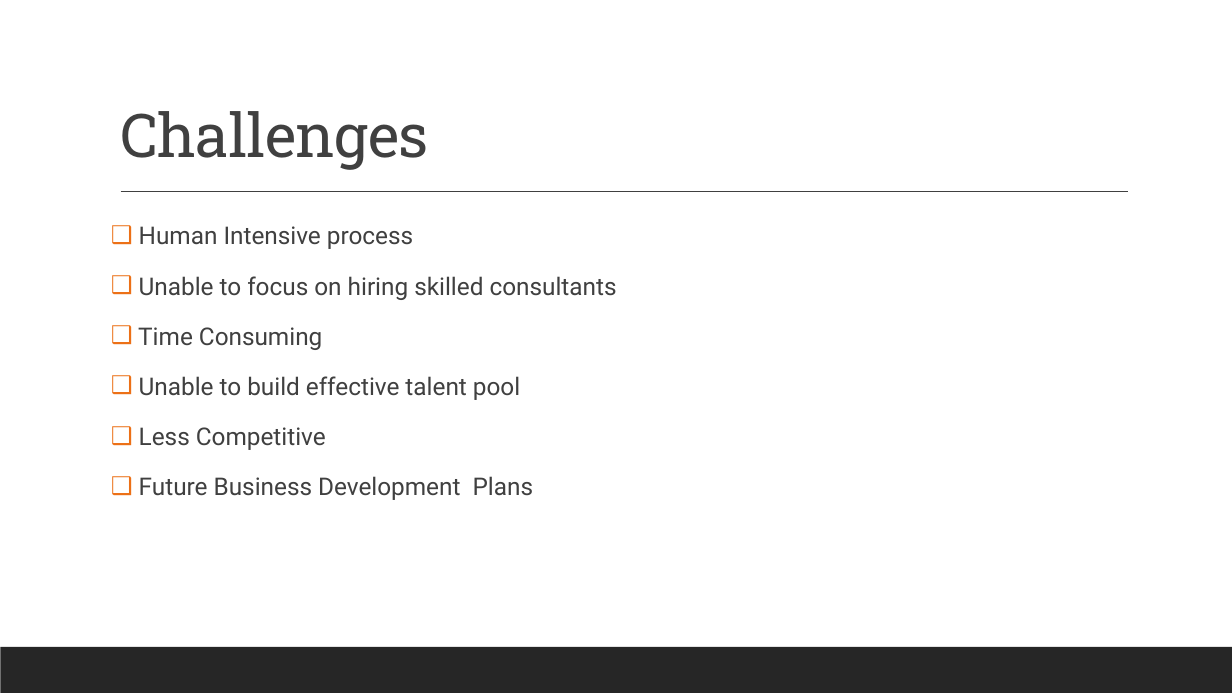
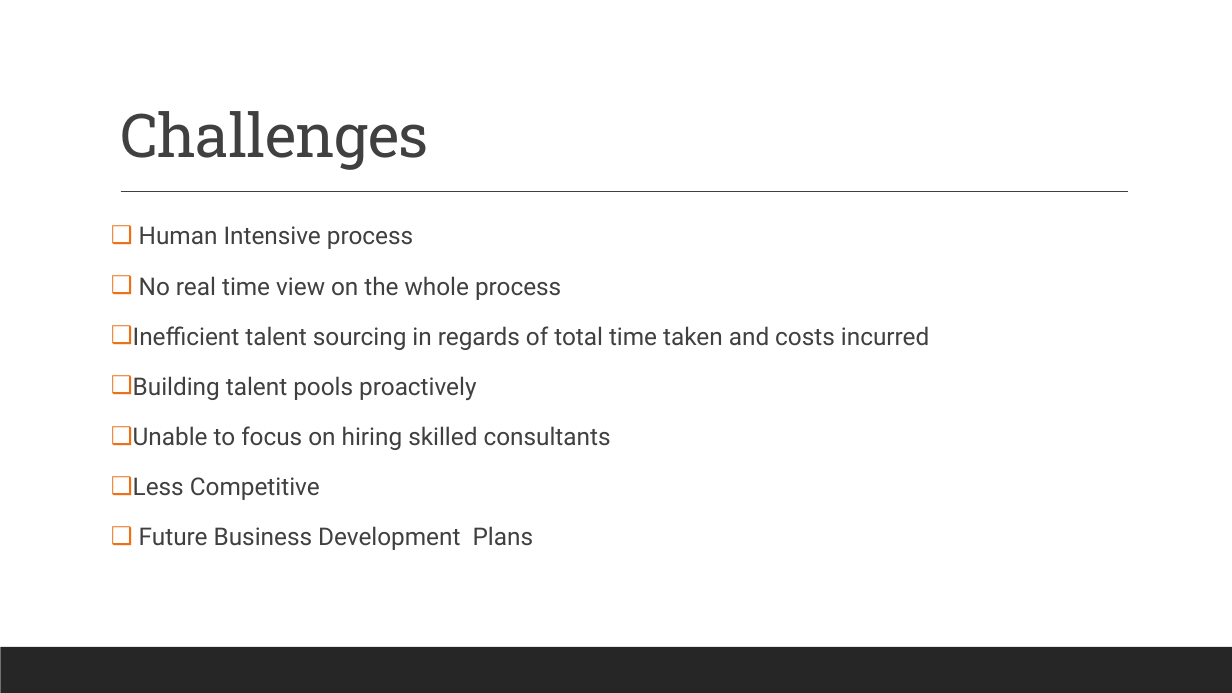
Before and after one commit to DigiBP/DigiBP_Sakura, a slide deck: slide 4 of Recruitment Proceess Presentaion.pptx. Drawn at 1232x693 pixels with LibreOffice and Linux fonts; fonts in the diff are those of the drawing. Boxes give left, top, right and bottom in pixels: in the first picture for what was removed or moved away, otherwise in the second. Text is boxed around its words. In the diff, an @@ line names an element or a change of style, - is before the commit and + after.

```diff
--- a/Recruitment Proceess Presentaion.pptx
+++ b/Recruitment Proceess Presentaion.pptx
@@ text at [133,276,929,400]: paragraphs added @@
+❑ No real time view on the whole process
+❑ Inefficient talent sourcing in regards of total time taken and costs incurred
+❑ Building talent pools proactively
@@ text at [138,327,520,400]: paragraphs removed @@
-❑ Time Consuming
-❑ Unable to build effective talent pool
```
Also in this commit, not shown: 2 other slides changed.
